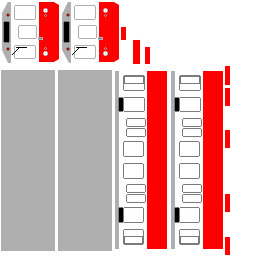
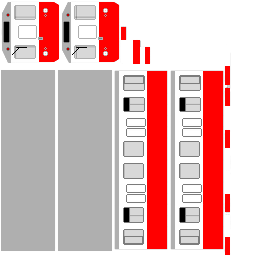
Layers edited between the first and the second 256 × 256 image:
painted on "Door Frames" over (1, 1, 231, 254)
painted on "Right Side" over (1, 1, 231, 254)
painted on "Left Side" over (1, 1, 231, 254)
painted on "Rear Door" over (1, 1, 196, 250)
painted on "Front Door" over (1, 1, 231, 254)
painted on "Front" over (1, 1, 231, 254)
painted on "Underside" over (1, 1, 199, 250)
painted on "Roof" over (1, 1, 231, 254)
showed "Template" over (1, 1, 231, 254)
